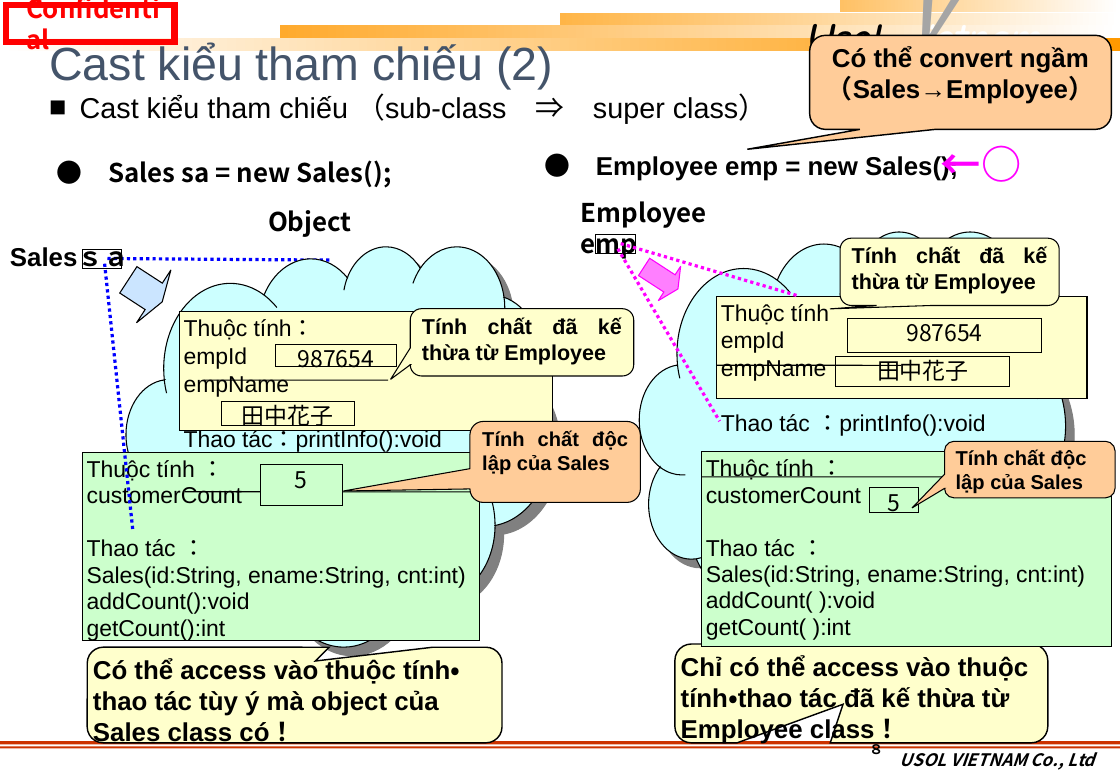
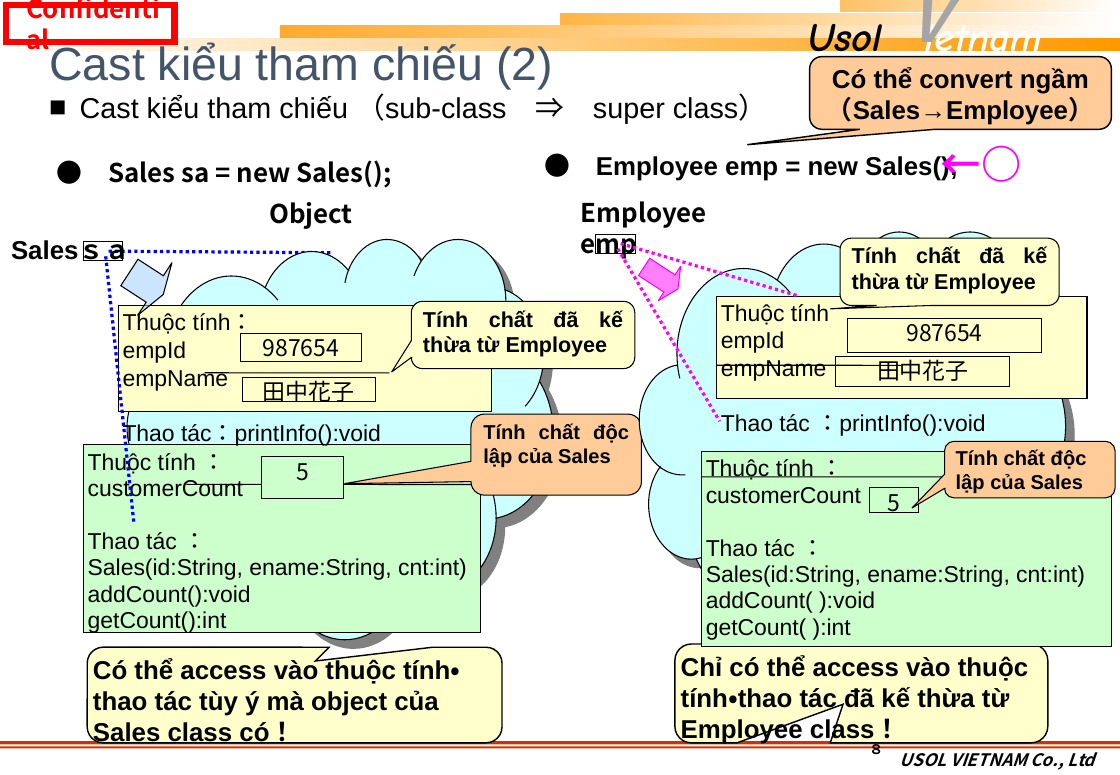
Before and after one commit to khuongmaingoc/javaDoc, a slide deck: slide 8 of Java_Week_7.pptx. Drawn at 1120x775 pixels with LibreOffice and Linux fonts; fonts in the diff are those of the drawing; background and template pictures are left out. Boxes give left, top, right and bottom in pixels: in the first picture for what was removed or moved away, otherwise in the second. Text is boxed around its words. In the diff, an @@ line names an element or a change of style, - is before the commit and + after.

```diff
--- a/Java_Week_7.pptx
+++ b/Java_Week_7.pptx
@@ rounded speech box "Có thể convert ngầm" resized from (x1=810, y1=35, x2=1112, y2=129) to (x1=810, y1=57, x2=1112, y2=129) @@
@@ 3 lines, 1 text, 1 right arrow moved together from (x1=104, y1=210, x2=389, y2=533) to (x1=105, y1=202, x2=390, y2=525) @@
@@ rectangle "Thuộc tính：" resized from (x1=180, y1=311, x2=553, y2=430) to (x1=119, y1=305, x2=492, y2=412) @@
@@ rectangle "987654" resized from (x1=276, y1=345, x2=397, y2=367) to (x1=241, y1=334, x2=362, y2=362) @@
@@ rectangle "田中花子" moved from (x1=221, y1=402, x2=355, y2=426) to (x1=242, y1=379, x2=375, y2=402) @@
@@ 3 rectangles, 2 rounded speech boxes, 1 text, 1 freeform shape, 1 line moved together from (x1=10, y1=247, x2=641, y2=647) to (x1=11, y1=240, x2=642, y2=640) @@
```
Also in this commit, not shown: 6 other slides changed, 2 other files.
